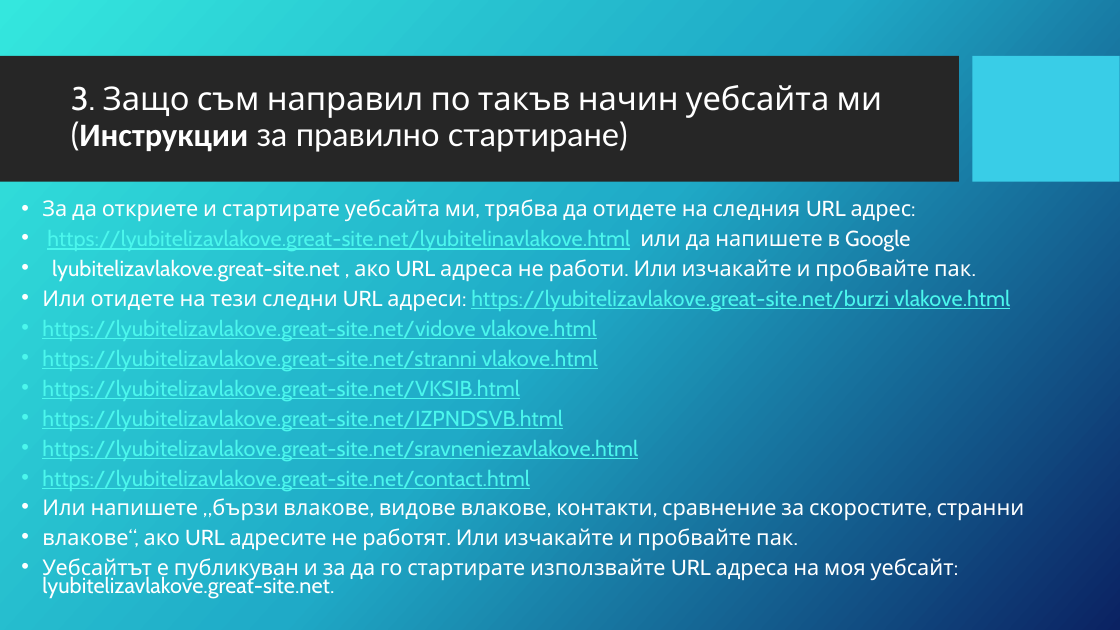
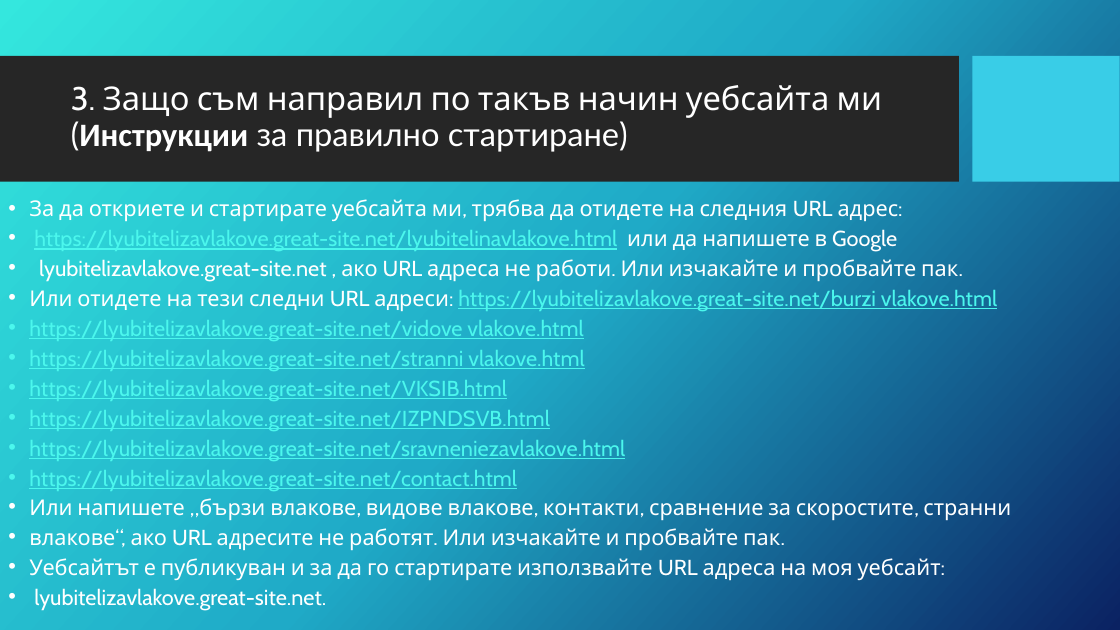
Before and after one commit to ITPG-CODEWARS/codewars-2024-first-round-Philip096, a slide deck: slide 4 of Презентация за Описание на моя уебсайт lyubiteli na vlakove.great-site.com.pptx. Drawn at 1120x630 pixels with LibreOffice and Linux fonts; fonts in the diff are those of the drawing; background and template pictures are left out. Boxes give left, top, right and bottom in pixels: in the first picture for what was removed or moved away, otherwise in the second. Text is boxed around its words. In the diff, an @@ line names an element or a change of style, - is before the commit and + after.

```diff
--- a/Презентация за Описание на моя уебсайт lyubiteli na vlakove.great-site.com.pptx
+++ b/Презентация за Описание на моя уебсайт lyubiteli na vlakove.great-site.com.pptx
@@ text "За да откриете и стартирате ...": place and size @@
-text "За да откриете и стартирате ..." at (42, 199, 1025, 599)
+text "За да откриете и стартирате ..." at (29, 199, 1011, 611)
@@ text at (29, 558, 941, 611): text changed @@
-• Уебсайтът е публикуван и за да го стартирате използвайте URL адреса на моя уебсайт: lyubitelizavlakove.great-site.net.
+• Уебсайтът е публикуван и за да го стартирате използвайте URL адреса на моя уебсайт:
+• lyubitelizavlakove.great-site.net.
```
